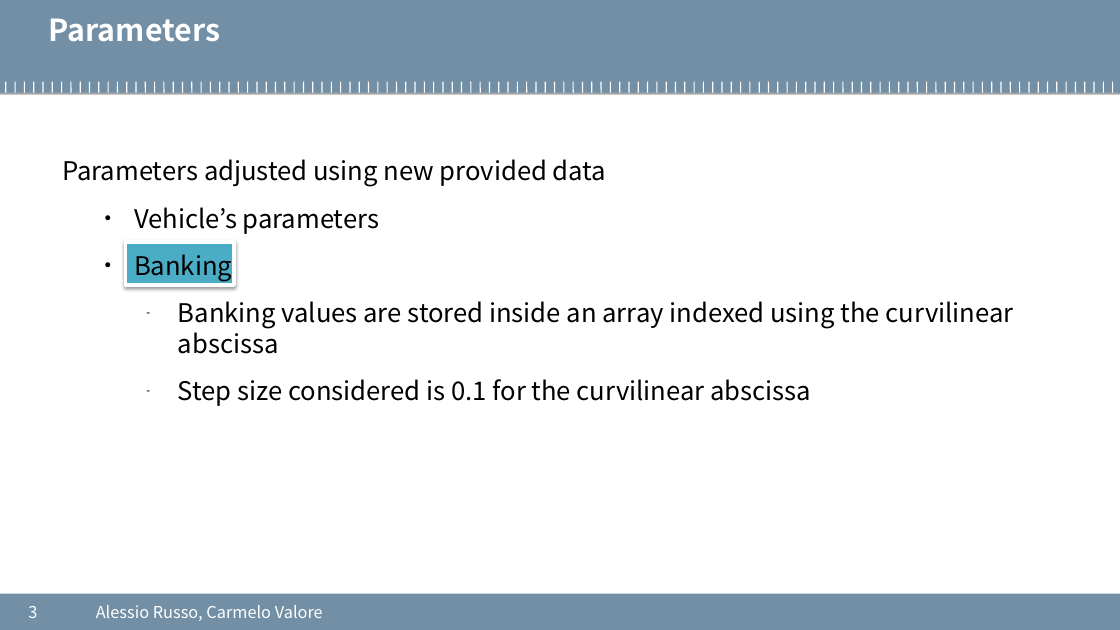
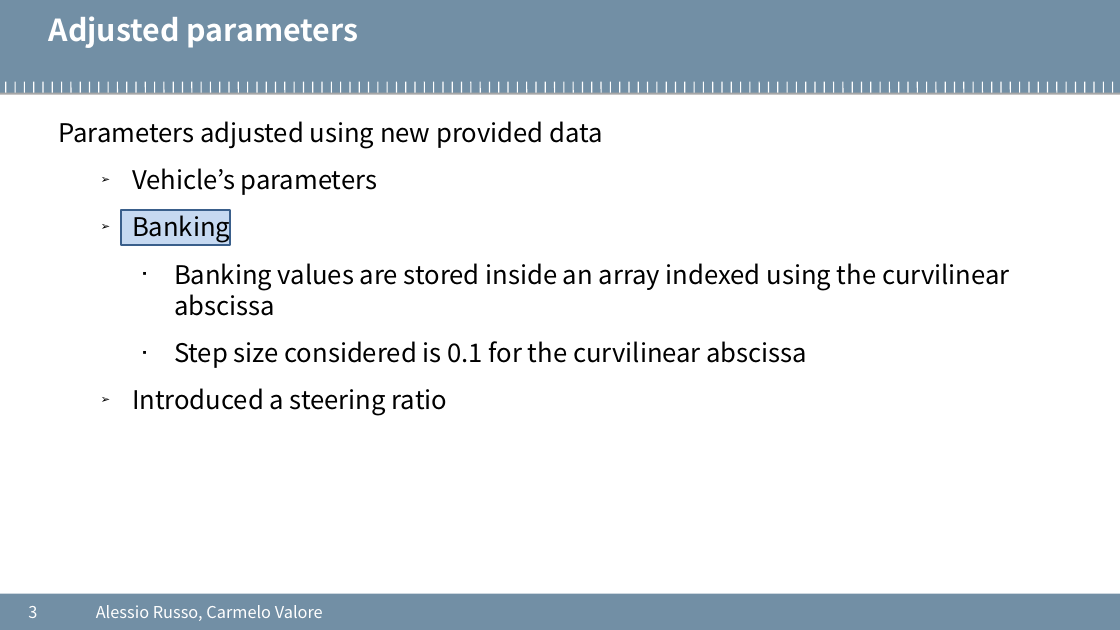
Before and after one commit to cvalore/mida2-project, a slide deck: slide 3 of presentations/20200824_meeting5.pptx. Drawn at 1120x630 pixels with LibreOffice and Linux fonts; fonts in the diff are those of the drawing; background and template pictures are left out. Boxes give left, top, right and bottom in pixels: in the first picture for what was removed or moved away, otherwise in the second. Text is boxed around its words. In the diff, an @@ line names an element or a change of style, - is before the commit and + after.

```diff
--- a/presentations/20200824_meeting5.pptx
+++ b/presentations/20200824_meeting5.pptx
@@ text at <box>49,16,359,48</box>: text changed @@
-Parameters
+Adjusted parameters
@@ text "Parameters adjusted using new provided ...": place and size @@
-text "Parameters adjusted using new provided ..." at <box>62,159,1014,406</box>
+text "Parameters adjusted using new provided ..." at <box>59,121,1010,416</box>
@@ text at <box>132,168,1010,368</box>: bullet ● to ➢; bullet - to ▪ @@
@@ rectangle: place and size @@
-rectangle at <box>125,242,234,285</box>
+rectangle at <box>121,210,230,245</box>
@@ rectangle at <box>121,210,230,245</box>: fill #4BACC6 to #C6D9F1; outline #FFFFFF 3 pt to #3A5F8C 2 pt; shadow off @@
@@ text at <box>132,388,448,416</box>: paragraph added @@
+  ➢ Introduced a steering ratio
```
Also in this commit, not shown: 4 other slides changed, 7 slides added, 6 slides removed.
